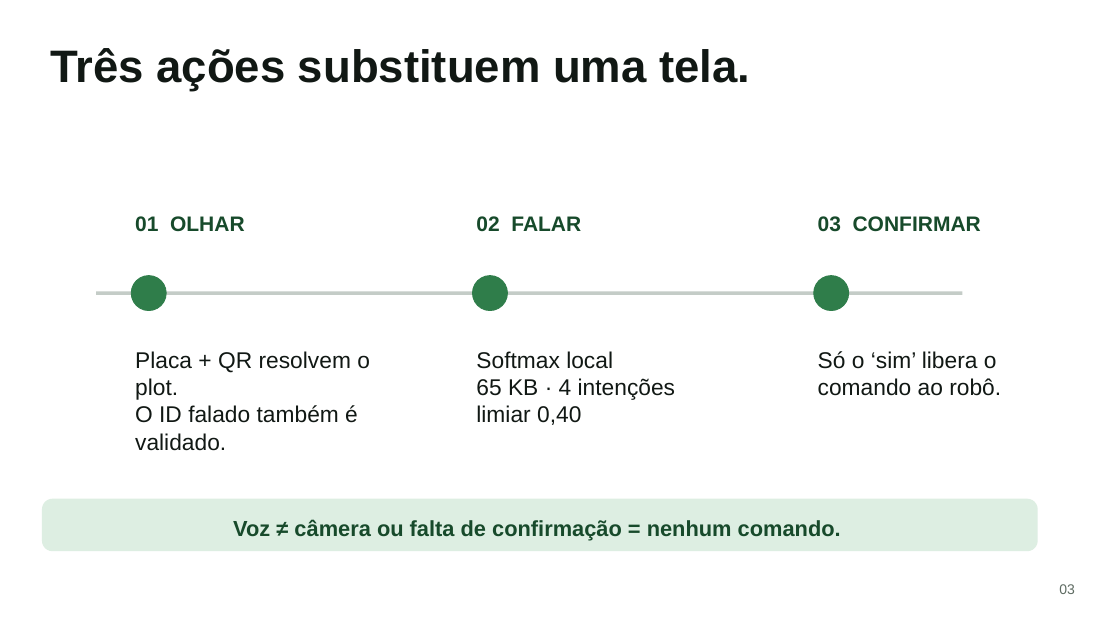
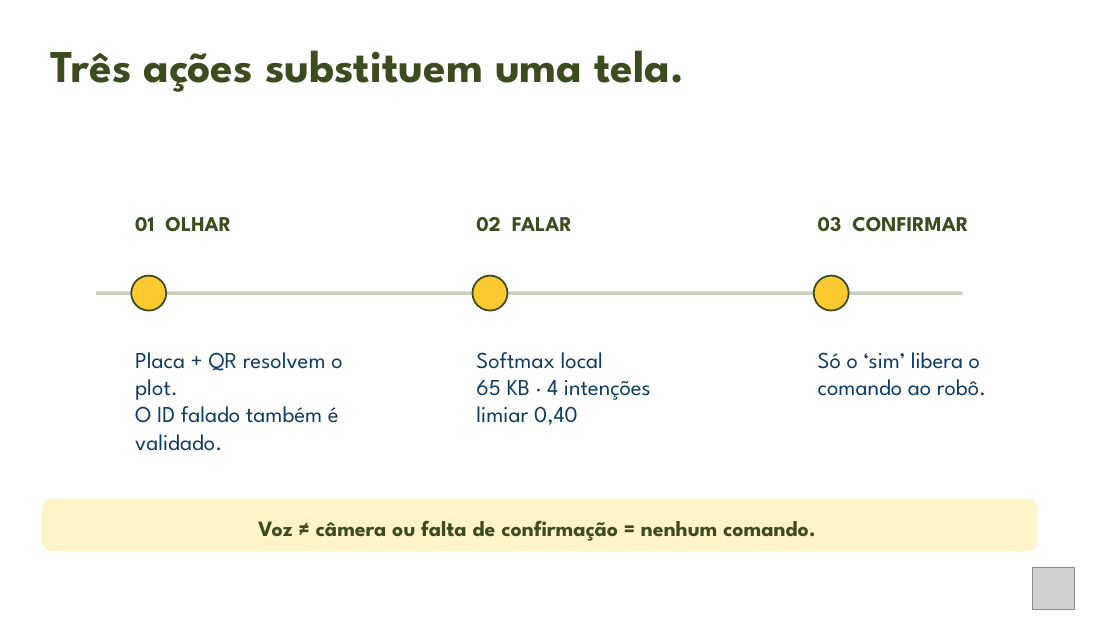
Before and after one commit to vvvvvdal/maestro-agricola, a slide deck: slide 3 of docs/pitch/Maestro-Agricola-Pitch.pptx. Drawn at 1120x630 pixels with LibreOffice and Linux fonts; fonts in the diff are those of the drawing; grey boxes stand for pictures. Boxes give left, top, right and bottom in pixels: in the first picture for what was removed or moved away, otherwise in the second. Text is boxed around its words. In the diff, an @@ line names an element or a change of style, - is before the commit and + after.

```diff
--- a/docs/pitch/Maestro-Agricola-Pitch.pptx
+++ b/docs/pitch/Maestro-Agricola-Pitch.pptx
@@ text "Três ações substituem uma tela." at (x1=50, y1=50, x2=684, y2=92): font Arial to League Spartan, text colour #111814 to #3C4C1E @@
@@ rectangle at (x1=97, y1=292, x2=963, y2=295): fill #C4CCC7 to #C9D1BC @@
@@ fill #2F7D4A to #FCC931; outline #2F7D4A 0.75 pt to #3C4C1E 1.5 pt in 3 elements at (x1=131, y1=276, x2=166, y2=311), (x1=472, y1=276, x2=507, y2=311), (x1=814, y1=276, x2=849, y2=311) @@
@@ font Arial to League Spartan, text colour #111814 to #0F3C65 in 3 elements at (x1=135, y1=352, x2=342, y2=451), (x1=476, y1=352, x2=651, y2=425), (x1=818, y1=352, x2=986, y2=396) @@
@@ rounded rectangle at (x1=42, y1=499, x2=1038, y2=551): fill #DDEEE2 to #FFF4C7 @@
@@ font Arial to League Spartan, text colour #174A2B to #3C4C1E in 4 elements at (x1=135, y1=217, x2=231, y2=232), (x1=476, y1=217, x2=572, y2=232), (x1=818, y1=217, x2=968, y2=232), (x1=258, y1=520, x2=815, y2=541) @@
@@ picture added at (x1=1033, y1=567, x2=1075, y2=609) @@
@@ text removed at (x1=1059, y1=584, x2=1075, y2=594) @@
-03
```
Also in this commit, not shown: 5 other slides changed, 4 other files.
